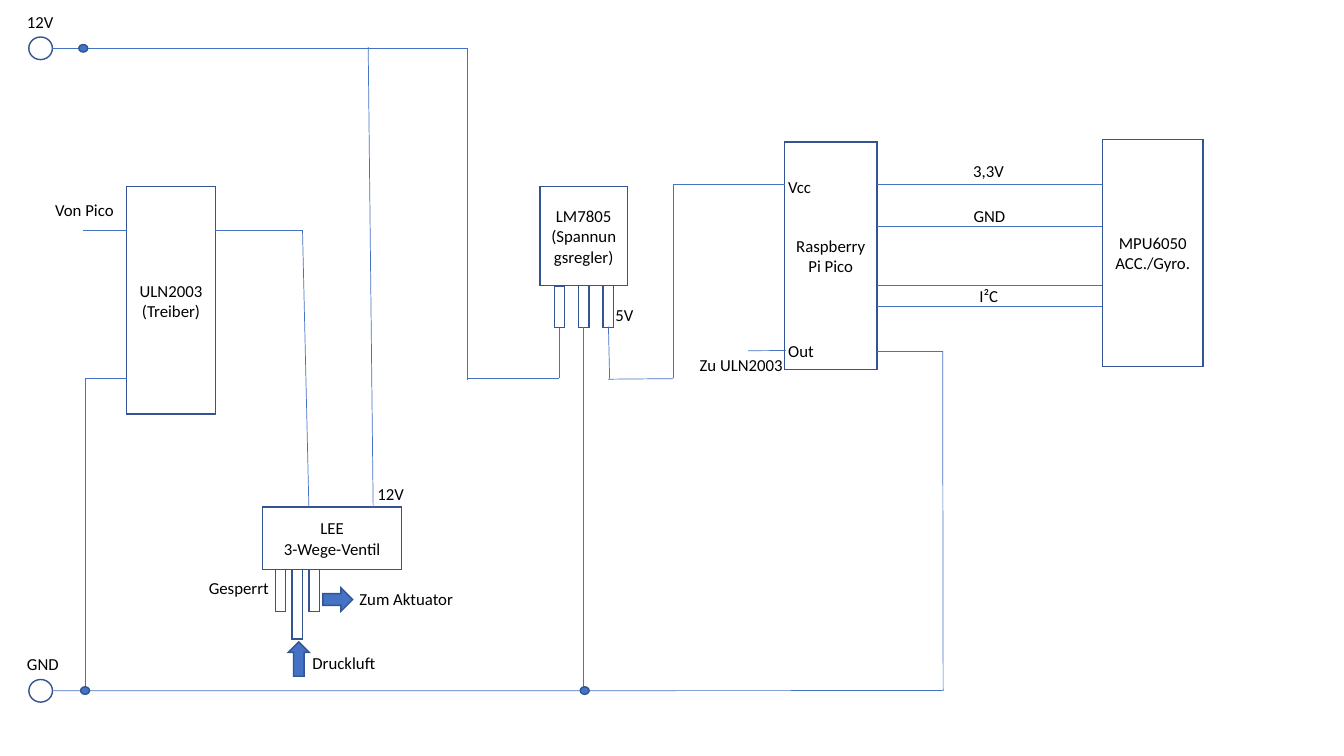
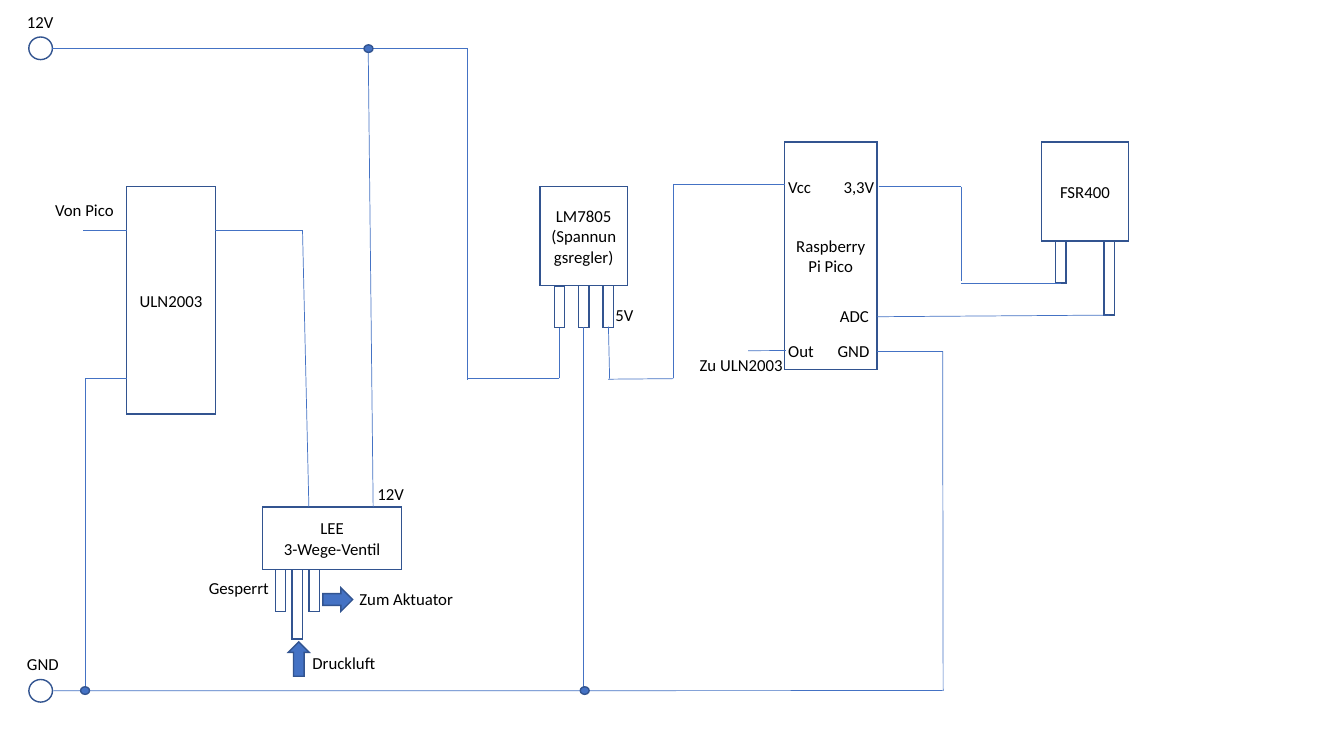
Before and after one commit to Human-Soft-Robotic-Hand/Steuerung, a slide deck: slide 1 of Steuerung.pptx. Drawn at 1344x756 pixels with LibreOffice and Linux fonts; fonts in the diff are those of the drawing. Boxes give left, top, right and bottom in pixels: in the first picture for what was removed or moved away, otherwise in the second. Text is boxed around its words. In the diff, an @@ line names an element or a change of style, - is before the commit and + after.

```diff
--- a/Steuerung.pptx
+++ b/Steuerung.pptx
@@ ellipse: place and size @@
-ellipse at box(79, 44, 88, 51)
+ellipse at box(364, 45, 373, 52)
@@ rectangle added at box(1042, 142, 1128, 241), fill #FFFFFF, outline #325491 1 pt, 12 pt, text #000000 @@
+FSR400
@@ rectangle removed at box(1103, 139, 1204, 367) @@
-MPU6050
-ACC./Gyro.
@@ text "3,3V": place and size @@
-text "3,3V" at box(973, 166, 1004, 179)
+text "3,3V" at box(844, 182, 875, 195)
@@ line moved from (877, 184) - (1103, 184) to (879, 187) - (962, 187) @@
@@ line moved from (877, 227) - (1103, 227) to (962, 187) - (962, 281) @@
@@ rectangle added at box(1056, 241, 1066, 282), fill #FFFFFF, outline #325491 1 pt @@
@@ rectangle added at box(1104, 241, 1114, 316), fill #FFFFFF, outline #325491 1 pt @@
@@ line moved from (877, 285) - (1103, 285) to (962, 283) - (1061, 283) @@
@@ text removed at box(979, 289, 998, 307) @@
-I²C
@@ text in rectangle at box(142, 305, 200, 319): paragraph removed @@
-(Treiber)
@@ text added at box(840, 311, 869, 322), 12 pt, text #000000 @@
+ADC
@@ line moved from (877, 307) - (1103, 307) to (877, 317) - (1110, 316) @@
@@ text "GND" rewrapped from box(974, 211, 1006, 227) to box(838, 346, 870, 357) @@
```
